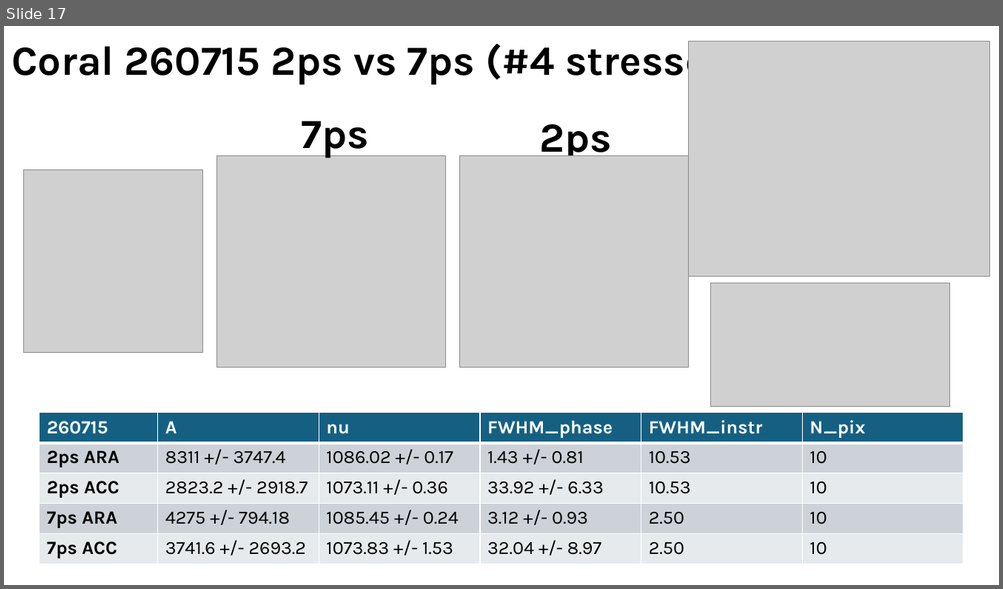
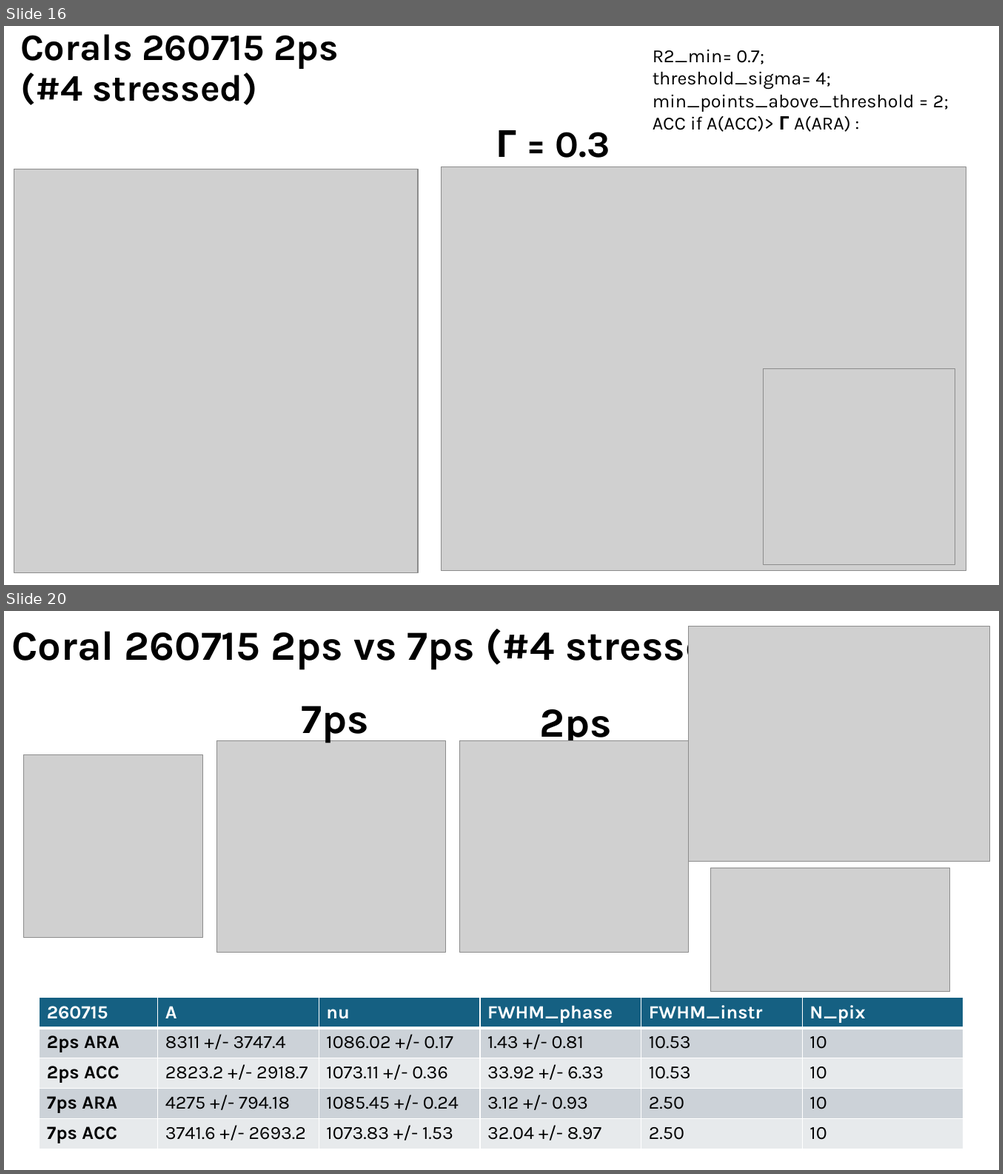
Before and after one commit to sachabuc/SRS_analysis, a slide deck: meetings/reu_151026_figures_papiers.pptx. Shown one above the other, each under a label of ours: slide 17 before the commit, slides 16 and 20 after it; the slides between them are not shown. The pictures are 1003x589 and 1003x1174 pixels, drawn with LibreOffice and Linux fonts; fonts in the diff are those of the drawing; grey boxes stand for pictures. Boxes give left, top, right and bottom in pixels: in the first picture for what was removed or moved away, otherwise in the second. Text is boxed around its words. In the diff, an @@ line names an element or a change of style, - is before the commit and + after.

```diff
--- a/meetings/reu_151026_figures_papiers.pptx
+++ b/meetings/reu_151026_figures_papiers.pptx
@@ slide 16 added at (4,26,999,585), background #FFFFFF @@
@@ title added at (20,34,338,105), 36 pt, text #000000, bold @@
+Corals 260715 2ps (#4 stressed)
@@ text added at (652,49,948,132), 18 pt, text #000000 @@
+R2_min= 0.7;
+threshold_sigma= 4;
+min_points_above_threshold = 2;
+ACC if A(ACC)> Γ A(ARA) :
@@ text added at (495,130,610,167), 36 pt, text #000000, bold @@
+Γ = 0.3
@@ picture added at (14,170,418,573) @@
@@ picture added at (441,167,966,571) @@
@@ picture added at (763,369,956,565) @@
@@ what was slide 17 is now slide 20 @@
```
Also in this commit, not shown: 10 slides changed, 3 other slides added, 3 slides removed, 16 other files.
